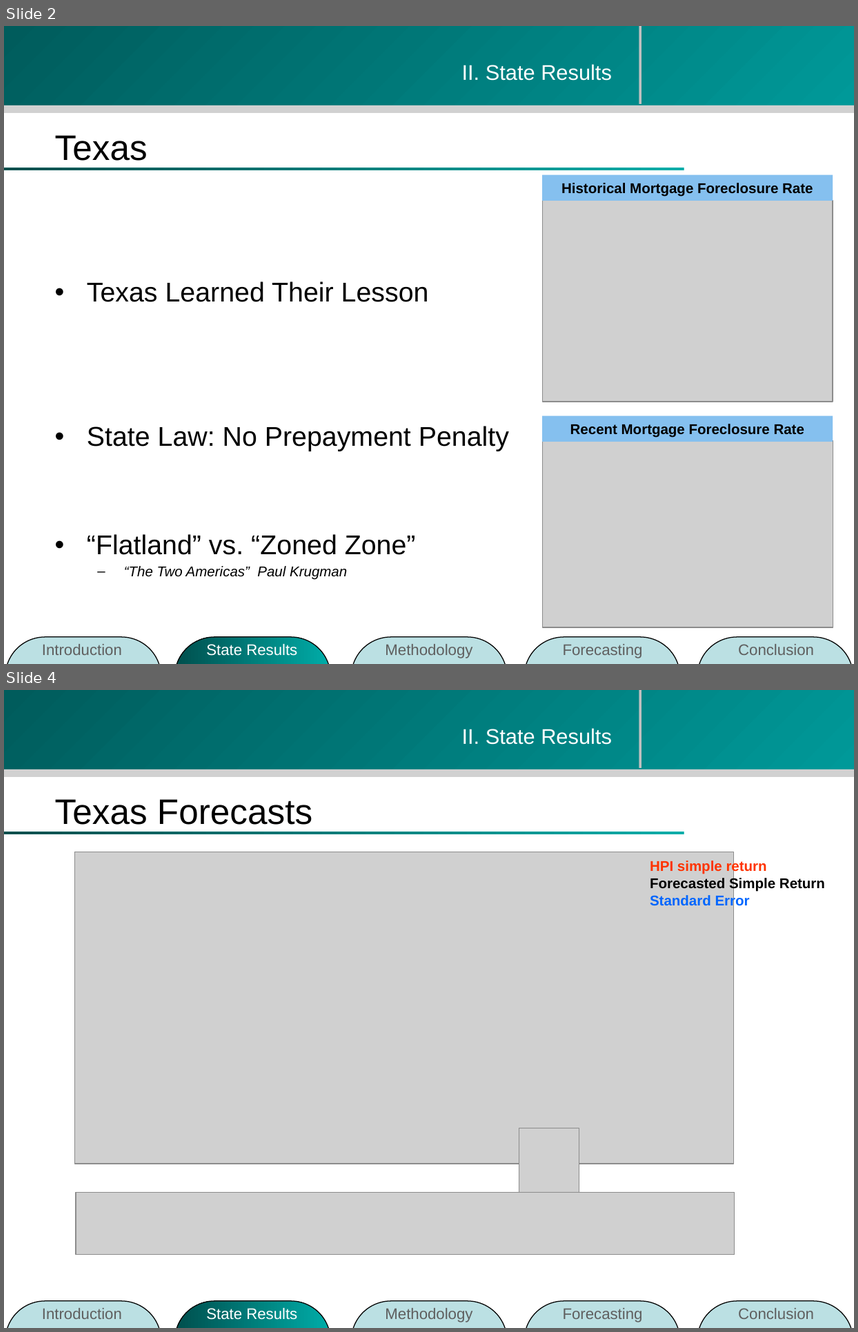
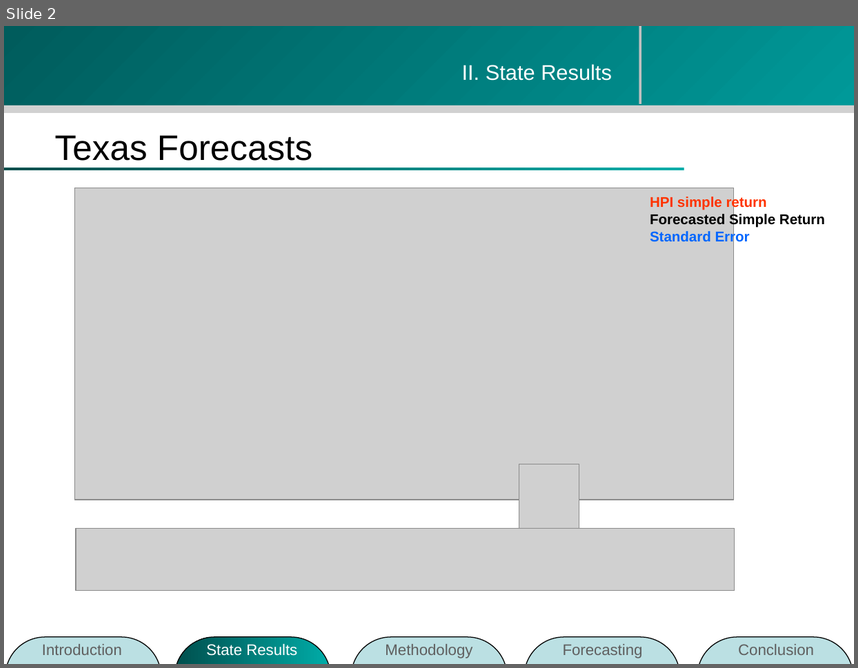
Before and after one commit to zhouzhenghui/svnrepository, a slide deck: SVNRepository/Presentation/mt.ppt. Shown one above the other, each under a label of ours: slides 2 and 4 before the commit, slide 2 after it; the slides between them are not shown. The pictures are 858x1332 and 858x668 pixels, drawn with LibreOffice and Linux fonts; fonts in the diff are those of the drawing; grey boxes stand for pictures; background and template pictures are left out. Boxes give left, top, right and bottom in pixels: in the first picture for what was removed or moved away, otherwise in the second. Text is boxed around its words. In the diff, an @@ line names an element or a change of style, - is before the commit and + after.

```diff
--- a/SVNRepository/Presentation/mt.ppt
+++ b/SVNRepository/Presentation/mt.ppt
@@ slide 2 removed at [4,26,854,664], background #FFFFFF; not listed: 4 template elements that a slide beside it also shows @@
@@ text removed at [462,64,612,81] @@
-II. State Results
@@ title removed at [55,135,148,161] @@
-Texas
@@ rectangle removed at [542,175,833,201] @@
-Historical Mortgage Foreclosure Rate
@@ picture removed at [542,201,833,402] @@
@@ text removed at [87,281,509,579] @@
-• Texas Learned Their Lesson
-• State Law: No Prepayment Penalty
-• “Flatland” vs. “Zoned Zone”
-  – “The Two Americas” Paul Krugman
@@ rectangle removed at [542,415,833,441] @@
-Recent Mortgage Foreclosure Rate
@@ picture removed at [542,441,833,627] @@
@@ group removed at [5,637,853,664]: 5 rounded rectangles, 5 texts @@
-Introduction
-State Results
-Methodology
-Forecasting
-Conclusion
@@ what was slide 4 is now slide 2 @@
```
Also in this commit, not shown: 1 slide changed, 1 other slide removed.
